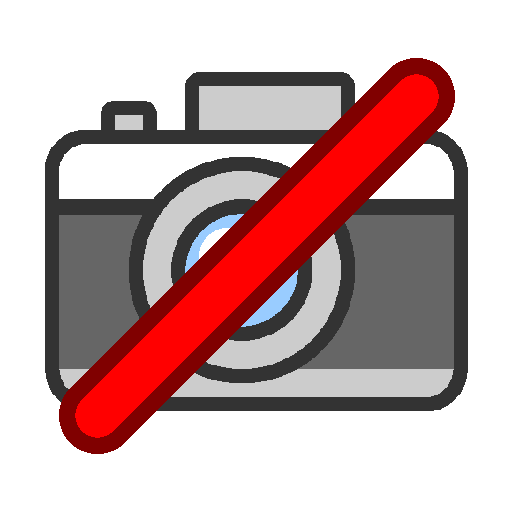
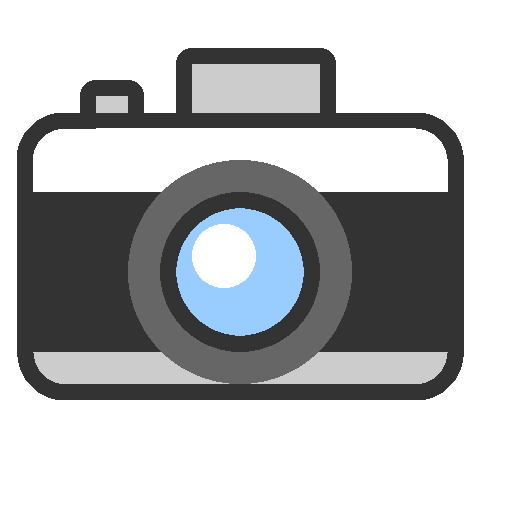
The second 512 × 512 image is a revision of the first. Changes to its layers:
hid "GHOST_DISABLED.png-Kopie" over (59, 58, 455, 454)
added layer "SCENE.png #1" above "SCENE.png" over (128, 160, 352, 384)
added layer "SCENE.png" above "Ebene #2" over (17, 48, 464, 400)
hid "Ebene #2" over (45, 72, 468, 411)
